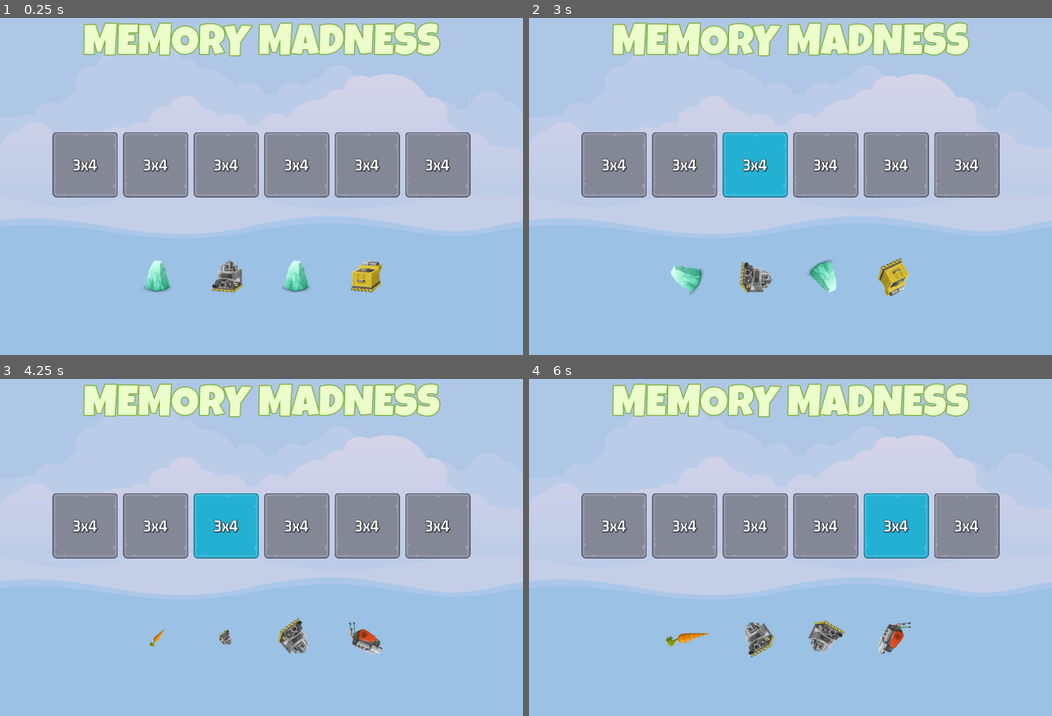
Above: before the commit, frames 1-4 (two rows, left to right).
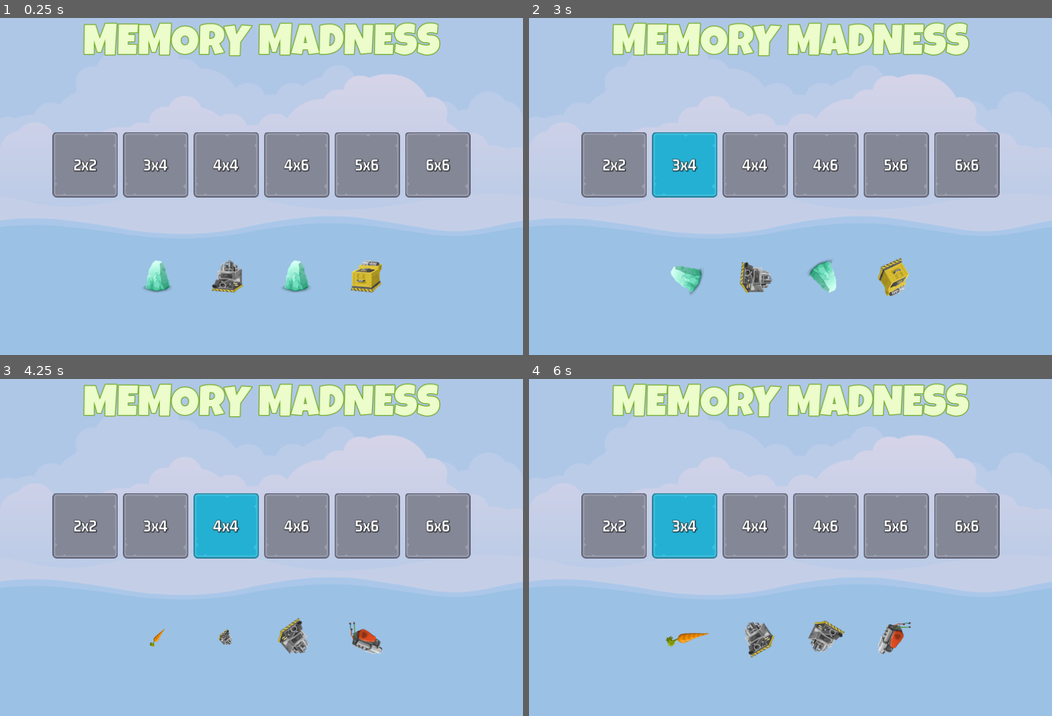
Above: after the commit, the same moments.

Repository: fj0lverkr/MemoryMadness
Game: Godot game, scene res://scenes/master/master.tscn
Same seed, same stepped clock (60 frames per second), same inputs: the game is played once before the commit and once after it.
Inputs (mouse positions are in pixels of both pictures, inside the frame that each line leads up to):
- Up to frame 1 (0.25 s): no input
- Up to frame 2 (3 s): click "3x4" at 0.5 s; click "3x4" (after the commit: "2x2") at 1.25 s; click "3x4" at 2 s; click "3x4" at 2.75 s
- Up to frame 3 (4.25 s): click (224, 527) at 3.5 s, where only the run after the commit has a clickable "4x4"
- Up to frame 4 (6 s): click "3x4" at 4.25 s; click (827, 527) at 5 s, where only the run after the commit has a clickable "4x6"; click "3x4" at 5.75 s

The runs differ from the first frame. In frame 1, 0.5% of the frame differs, in the area x 14-87%, y 41-46%; in frame 2, 5.1%; in frame 3, 0.5%; in frame 4, 5.1%, in the area x 14-87%, y 33-54%.

Commit message:
dynamic level buttons

Diff:
--- a/autoloads/audio_manager.gd
+++ b/autoloads/audio_manager.gd
@@ -1,11 +1,28 @@
 extends Node
 
+const SOUND_MAIN_MENU = "main"
+const SOUND_IN_GAME = "ingame"
+const SOUND_SUCCESS = "success"
+const SOUND_GAME_OVER = "gameover"
+const SOUND_SELECT_TILE = "tile"
+const SOUND_SELECT_BUTTON = "button"
 
-# Called when the node enters the scene tree for the first time.
-func _ready():
-	pass # Replace with function body.
+const SOUNDS = {
+	SOUND_MAIN_MENU: preload("res://assets/sounds/bgm_action_3.mp3"),
+	SOUND_IN_GAME: preload("res://assets/sounds/bgm_action_4.mp3"),
+	SOUND_SUCCESS: preload("res://assets/sounds/sfx_sounds_fanfare3.wav"),
+	SOUND_GAME_OVER: preload("res://assets/sounds/sfx_sounds_powerup12.wav"),
+	SOUND_SELECT_TILE: preload("res://assets/sounds/sfx_sounds_impact1.wav"),
+	SOUND_SELECT_BUTTON: preload("res://assets/sounds/sfx_sounds_impact7.wav")
+}
 
+func play_sound(player: AudioStreamPlayer, key: String) -> void:
+	if !SOUNDS.has(key):
+		return
 
-# Called every frame. 'delta' is the elapsed time since the previous frame.
-func _process(delta):
-	pass
+	player.stop()
+	player.stream = SOUNDS[key]
+	player.play()
+
+func play_button_clicked(player: AudioStreamPlayer) -> void:
+	play_sound(player, SOUND_SELECT_BUTTON)
--- a/autoloads/game_manager.gd
+++ b/autoloads/game_manager.gd
@@ -1,11 +1,10 @@
 extends Node
 
-
-# Called when the node enters the scene tree for the first time.
-func _ready():
-	pass # Replace with function body.
-
-
-# Called every frame. 'delta' is the elapsed time since the previous frame.
-func _process(delta):
-	pass
+const LEVELS: Dictionary = {
+	1: {"rows": 2, "cols": 2},
+	2: {"rows": 3, "cols": 4},
+	3: {"rows": 4, "cols": 4},
+	4: {"rows": 4, "cols": 6},
+	5: {"rows": 5, "cols": 6},
+	6: {"rows": 6, "cols": 6}
+}
--- a/autoloads/signal_bus.gd
+++ b/autoloads/signal_bus.gd
@@ -1,11 +1 @@
 extends Node
-
-
-# Called when the node enters the scene tree for the first time.
-func _ready():
-	pass # Replace with function body.
-
-
-# Called every frame. 'delta' is the elapsed time since the previous frame.
-func _process(delta):
-	pass
--- a/scenes/level_button/level_button.gd
+++ b/scenes/level_button/level_button.gd
@@ -1,15 +1,19 @@
 extends TextureButton
 
 @onready var level_label: Label = $LevelLabel
-@onready var button_sound: AudioStreamPlayer = $Sound
+@onready var button_audio_player: AudioStreamPlayer = $Sound
 
-var level_number: int = 0
+var _level_number: int = 0
 
 # Called when the node enters the scene tree for the first time.
 func _ready() -> void:
-	level_label.text = "3x4"
+	pass
+
+func set_level_number(level_num: int) -> void:
+	_level_number = level_num
+	var level_data: Dictionary = GameManager.LEVELS[_level_number]
+	level_label.text = "%sx%s" % [level_data.rows, level_data.cols]
 
 
-# Called every frame. 'delta' is the elapsed time since the previous frame.
-func _process(_delta: float) -> void:
-	pass
+func _on_pressed() -> void:
+	AudioManager.play_button_clicked(button_audio_player)
--- a/scenes/level_button/level_button.tscn
+++ b/scenes/level_button/level_button.tscn
@@ -37,3 +37,5 @@
 vertical_alignment = 1
 
 [node name="Sound" type="AudioStreamPlayer" parent="."]
+
+[connection signal="pressed" from="." to="." method="_on_pressed"]
--- /dev/null
+++ b/scenes/main_screen/main_screen.gd
@@ -0,0 +1,14 @@
+extends Control
+
+@export var level_button_scene: PackedScene
+@onready var hb_levels: HBoxContainer = $"VBoxContainer/HBLevels"
+
+# Called when the node enters the scene tree for the first time.
+func _ready() -> void:
+	_set_up_grid()
+
+func _set_up_grid() -> void:
+	for level: int in GameManager.LEVELS:
+		var level_button_instance: Node = level_button_scene.instantiate()
+		hb_levels.add_child(level_button_instance)
+		level_button_instance.set_level_number(level)
--- a/scenes/main_screen/main_screen.tscn
+++ b/scenes/main_screen/main_screen.tscn
@@ -1,6 +1,7 @@
-[gd_scene load_steps=5 format=3 uid="uid://df28w3p6sq8xq"]
+[gd_scene load_steps=6 format=3 uid="uid://df28w3p6sq8xq"]
 
 [ext_resource type="FontFile" uid="uid://uatgtpb0skgo" path="res://assets/fonts/LuckiestGuy-Regular.ttf" id="1_j7p6f"]
+[ext_resource type="Script" path="res://scenes/main_screen/main_screen.gd" id="1_miotp"]
 [ext_resource type="PackedScene" uid="uid://dyv3cl2rncwtj" path="res://scenes/front_sprite/front_sprite.tscn" id="2_jvvso"]
 [ext_resource type="PackedScene" uid="uid://cmpdsasddu7gq" path="res://scenes/level_button/level_button.tscn" id="2_p0ysk"]
 
@@ -18,6 +19,8 @@
 anchor_bottom = 1.0
 grow_horizontal = 2
 grow_vertical = 2
+script = ExtResource("1_miotp")
+level_button_scene = ExtResource("2_p0ysk")
 
 [node name="ColorRect" type="ColorRect" parent="."]
 layout_mode = 1
@@ -56,24 +59,6 @@
 size_flags_horizontal = 4
 theme_override_constants/separation = 10
 
-[node name="LevelButton" parent="VBoxContainer/HBLevels" instance=ExtResource("2_p0ysk")]
-layout_mode = 2
-
-[node name="LevelButton2" parent="VBoxContainer/HBLevels" instance=ExtResource("2_p0ysk")]
-layout_mode = 2
-
-[node name="LevelButton3" parent="VBoxContainer/HBLevels" instance=ExtResource("2_p0ysk")]
-layout_mode = 2
-
-[node name="LevelButton4" parent="VBoxContainer/HBLevels" instance=ExtResource("2_p0ysk")]
-layout_mode = 2
-
-[node name="LevelButton5" parent="VBoxContainer/HBLevels" instance=ExtResource("2_p0ysk")]
-layout_mode = 2
-
-[node name="LevelButton6" parent="VBoxContainer/HBLevels" instance=ExtResource("2_p0ysk")]
-layout_mode = 2
-
 [node name="Spacer3" type="Control" parent="VBoxContainer"]
 layout_mode = 2
 size_flags_vertical = 3
